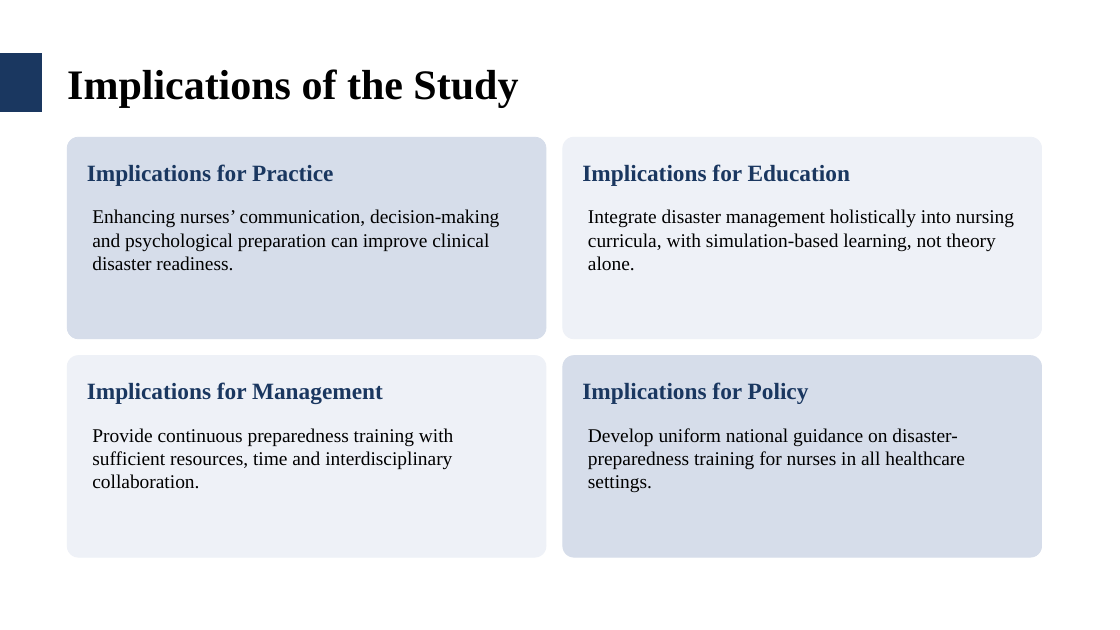
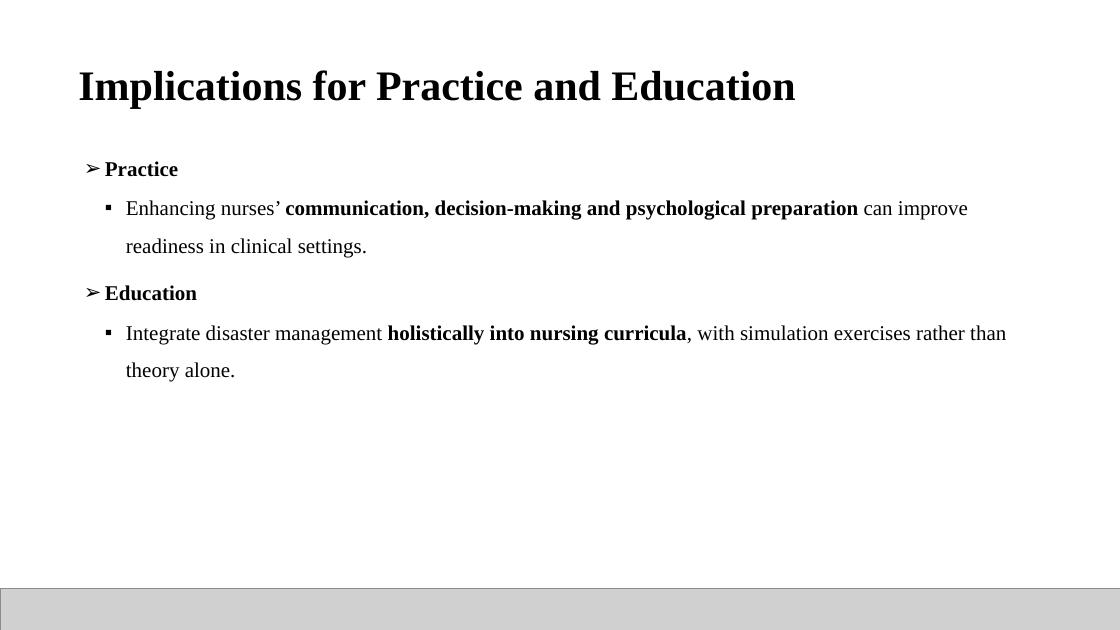
Before and after one commit to alinoshiliabunader-arch/CIPC, a slide deck: slide 38 of Samirah_Alkhaldi_Thesis_Defense.pptx. Drawn at 1120x630 pixels with LibreOffice and Linux fonts; fonts in the diff are those of the drawing; grey boxes stand for pictures; background and template pictures are left out. Boxes give left, top, right and bottom in pixels: in the first picture for what was removed or moved away, otherwise in the second. Text is boxed around its words. In the diff, an @@ line names an element or a change of style, - is before the commit and + after.

```diff
--- a/Samirah_Alkhaldi_Thesis_Defense.pptx
+++ b/Samirah_Alkhaldi_Thesis_Defense.pptx
@@ rectangle removed at [0, 53, 42, 112] @@
@@ title removed at [67, 69, 518, 107] @@
-Implications of the Study
@@ text at [78, 70, 795, 108]: text changed; size 30 to 54 pt; text colour #1A3760 to #000000 @@
-Implications for Practice
+Implications for Practice and Education
@@ rounded rectangle removed at [67, 137, 546, 339] @@
@@ rounded rectangle removed at [563, 137, 1042, 339] @@
@@ text at [105, 161, 1006, 382]: text changed; size 25 to 27 pt @@
-Enhancing nurses’ communication, decision-making and psychological preparation can improve clinical disaster readiness.
+➢ Practice
+  ▪ Enhancing nurses’ communication, decision-making and psychological preparation can improve readiness in clinical settings.
+➢ Education
+  ▪ Integrate disaster management holistically into nursing curricula, with simulation exercises rather than theory alone.
@@ text removed at [582, 164, 850, 186] @@
-Implications for Education
@@ text removed at [588, 209, 1014, 271] @@
-Integrate disaster management holistically into nursing curricula, with simulation-based learning, not theory alone.
@@ rounded rectangle removed at [67, 356, 546, 557] @@
@@ rounded rectangle removed at [563, 356, 1042, 557] @@
@@ text removed at [87, 382, 383, 404] @@
-Implications for Management
@@ text removed at [582, 382, 809, 404] @@
-Implications for Policy
@@ text removed at [92, 428, 453, 489] @@
-Provide continuous preparedness training with sufficient resources, time and interdisciplinary collaboration.
@@ text removed at [588, 428, 965, 492] @@
-Develop uniform national guidance on disaster-preparedness training for nurses in all healthcare settings.
@@ picture added at [0, 588, 1120, 630] @@
@@ page number removed at [1058, 595, 1103, 623] @@
-38
```
Also in this commit, not shown: 40 other slides changed, 3 slides added, 2 slides removed.
